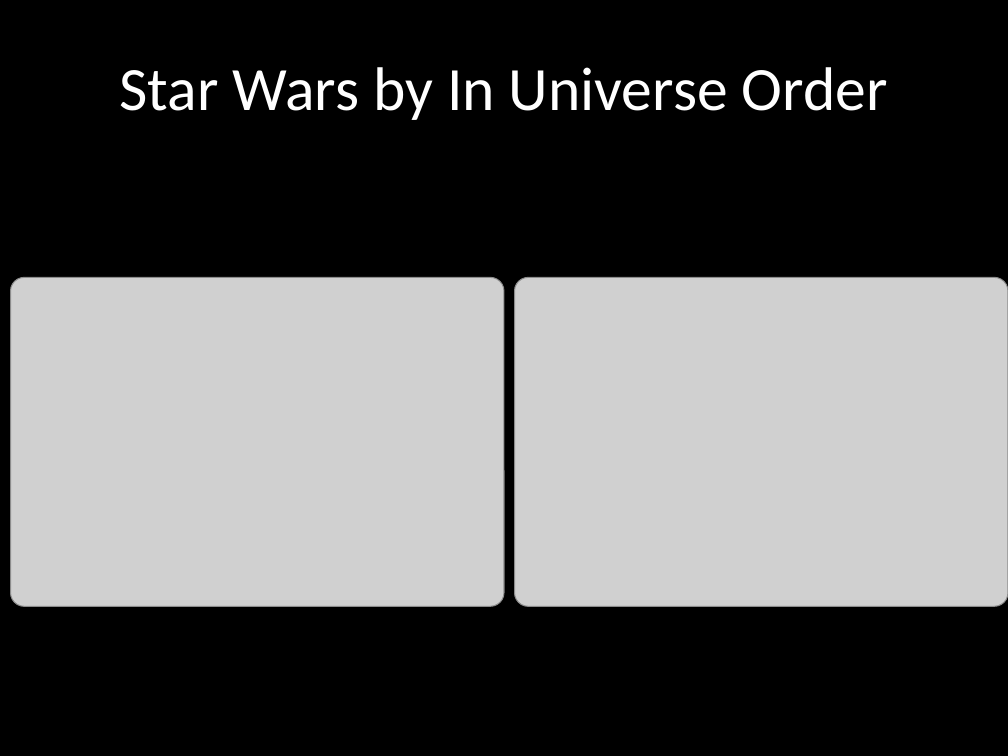
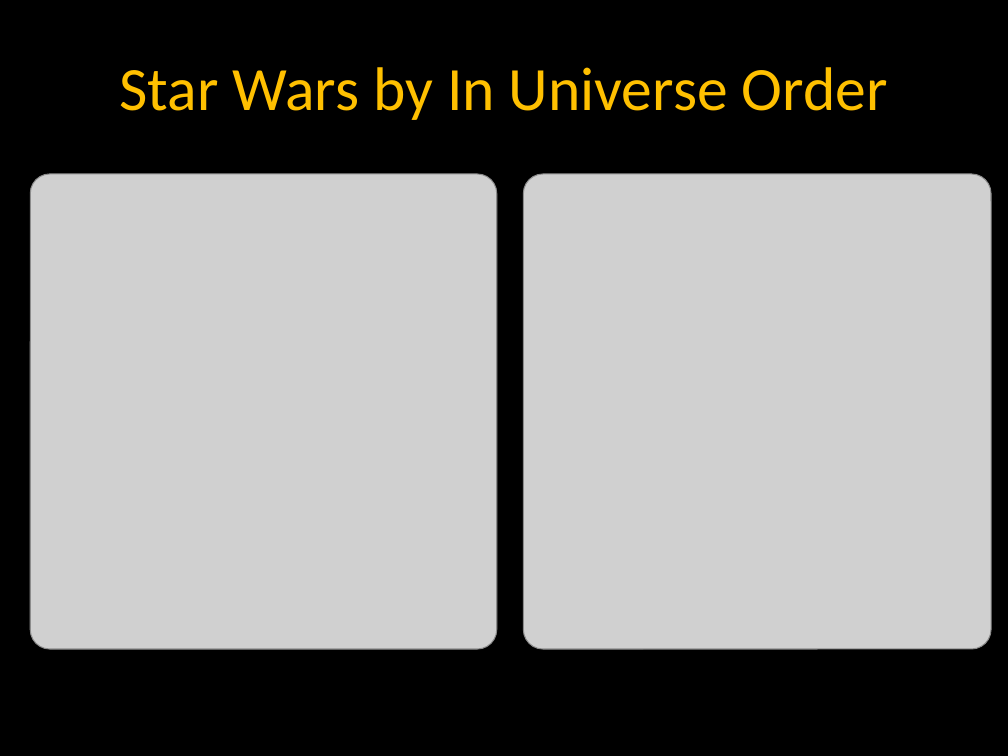
Before and after one commit to rkirsten88/Project1_RutgersBootCamp, a slide deck: slide 7 of STAR_WARS/Presentation.pptx (slide 6 before the commit). Drawn at 1008x756 pixels with LibreOffice and Linux fonts; fonts in the diff are those of the drawing; grey boxes stand for pictures; background and template pictures are left out. Boxes give left, top, right and bottom in pixels: in the first picture for what was removed or moved away, otherwise in the second. Text is boxed around its words. In the diff, an @@ line names an element or a change of style, - is before the commit and + after.

Commit message:
updated presentation & figures, fixed formattings

```diff
--- a/STAR_WARS/Presentation.pptx
+++ b/STAR_WARS/Presentation.pptx
@@ title "Star Wars by In Universe ..." at (119, 67, 888, 120): text colour #FFFFFF to #FFC000 @@
@@ picture: place and size @@
-picture at (10, 277, 504, 606)
+picture at (30, 174, 497, 649)
@@ picture: place and size @@
-picture at (514, 277, 1008, 606)
+picture at (523, 174, 991, 649)
```
Also in this commit, not shown: 3 other slides changed, 5 slides added, 7 slides removed, 6 other files.
